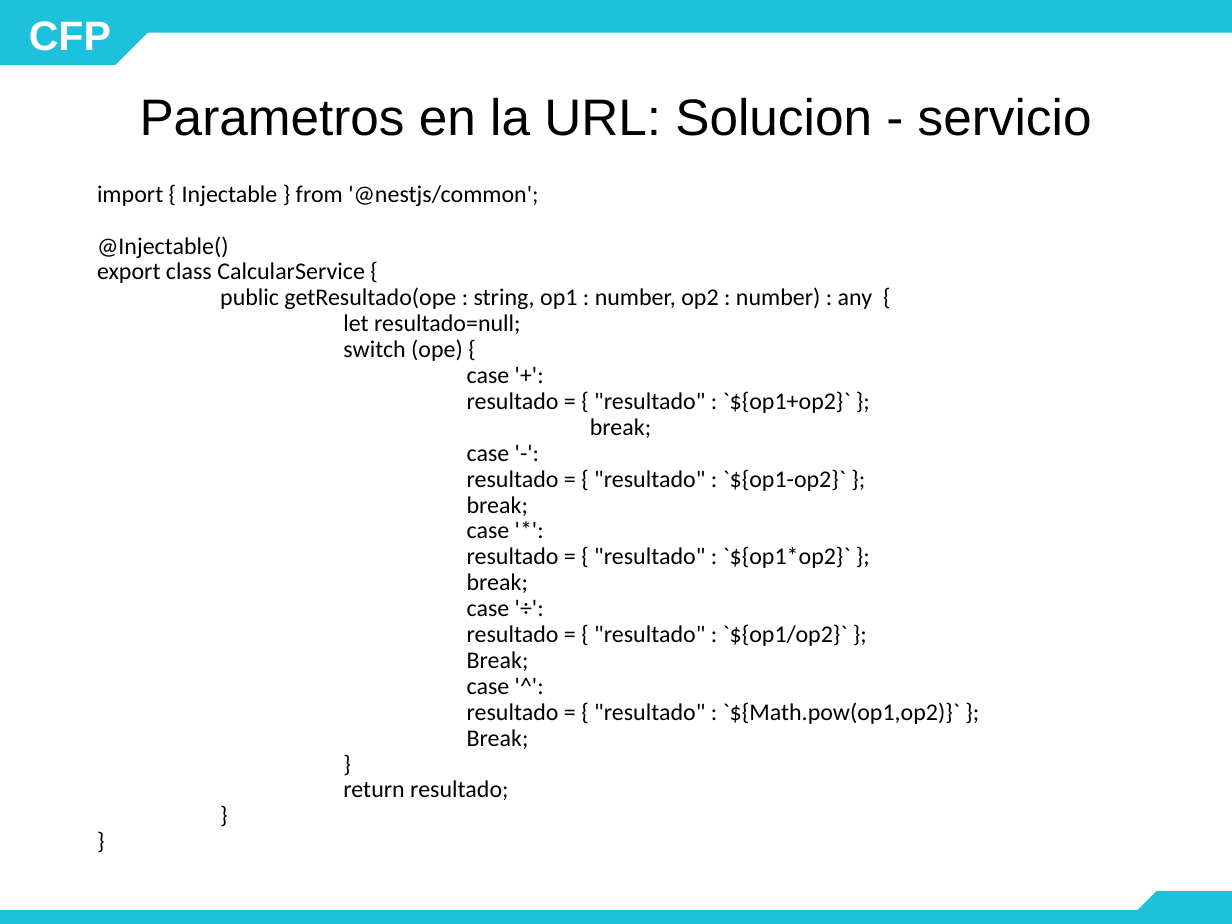
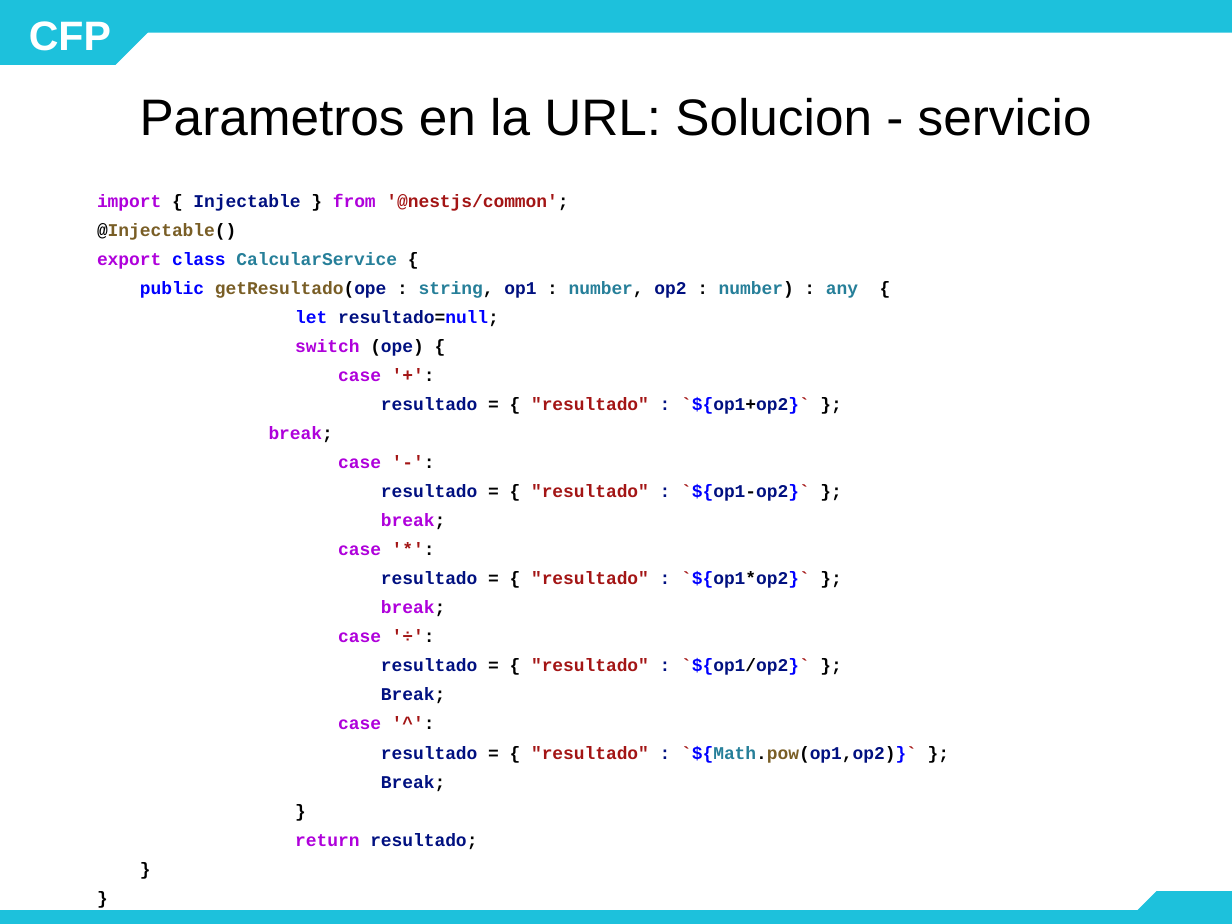
Before and after one commit to mariela21180/concesionaria, a slide deck: slide 14 of modulo4/4.3.1/- Teoria/03.1 MVC - Router y GET de API REST.pptx. Drawn at 1232x924 pixels with LibreOffice and Linux fonts; fonts in the diff are those of the drawing; background and template pictures are left out. Boxes give left, top, right and bottom in pixels: in the first picture for what was removed or moved away, otherwise in the second. Text is boxed around its words. In the diff, an @@ line names an element or a change of style, - is before the commit and + after.

```diff
--- a/modulo4/4.3.1/- Teoria/03.1 MVC - Router y GET de API REST.pptx
+++ b/modulo4/4.3.1/- Teoria/03.1 MVC - Router y GET de API REST.pptx
@@ text at (x1=97, y1=194, x2=917, y2=850): text changed; size 14 to 10.5 pt; font Calibri to Courier New; text colour #000000 to #001080; bold on @@
-import { Injectable } from '@nestjs/common';
-@Injectable()
-export class CalcularService {
-public getResultado(ope : string, op1 : number, op2 : number) : any {
-let resultado=null;
-switch (ope) {
-case '+':
-resultado = { "resultado" : `${op1+op2}` };
-break;
-case '-':
-resultado = { "resultado" : `${op1-op2}` };
-break;
-case '*':
-resultado = { "resultado" : `${op1*op2}` };
-break;
-case '÷':
-resultado = { "resultado" : `${op1/op2}` };
-Break;
-case '^':
-resultado = { "resultado" : `${Math.pow(op1,op2)}` };
-Break;
-}
-return resultado;
-}
-}
+import { Injectable } from '@nestjs/common';
+@Injectable()
+export class CalcularService {
+public getResultado(ope : string, op1 : number, op2 : number) : any {
+let resultado=null;
+switch (ope) {
+case '+':
+resultado = { "resultado" : `${op1+op2}` };
+break;
+case '-':
+resultado = { "resultado" : `${op1-op2}` };
+break;
+case '*':
+resultado = { "resultado" : `${op1*op2}` };
+break;
+case '÷':
+resultado = { "resultado" : `${op1/op2}` };
+Break;
+case '^':
+resultado = { "resultado" : `${Math.pow(op1,op2)}` };
+Break;
+}
+return resultado;
+}
+}
```
Also in this commit, not shown: 8 other slides changed, 3 slides added, 1 other file.
